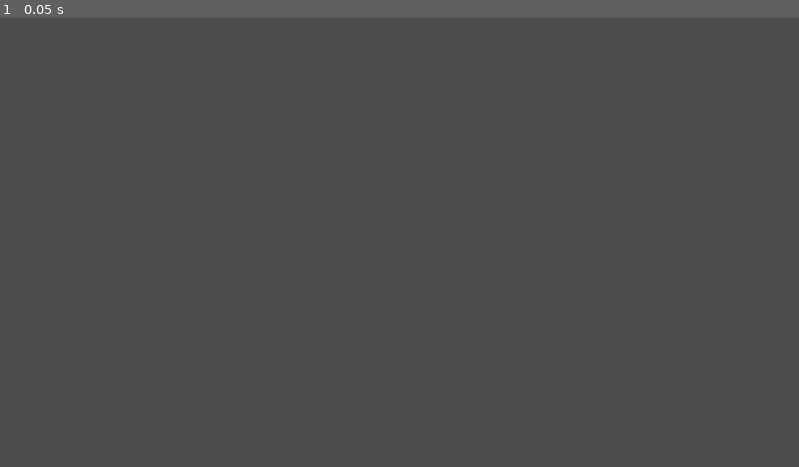
Above: before the commit, frame 1.
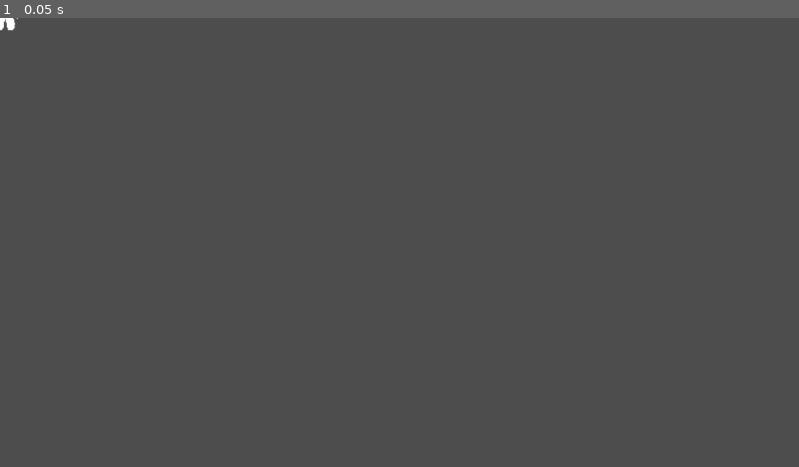
Above: after the commit, the same moment.

Repository: Awsomecuber/Game_Repo
Game: Godot game, scene res://Enemy.tscn
Same seed, same stepped clock (60 frames per second), same inputs: the game is played once before the commit and once after it. This scene is started directly instead of the project's main scene.
Inputs:
- Up to frame 1 (0.05 s): no input

The runs differ from the first frame. In frame 1, less than 0.1% of the frame differs, in the area x 0-3%, y 0-3%.
Error after the commit: Invalid call. Nonexistent function 'get_position' in base 'Nil'. (res://enemy.gd:6)

Commit message:
Fixed Enemy Pathfinding and added Global

Diff:
--- a/clicker-game/Enemy.tscn
+++ b/clicker-game/Enemy.tscn
@@ -4,16 +4,16 @@
 [ext_resource type="Texture2D" uid="uid://brq08lswh6a3k" path="res://assets/cimling 1.png" id="2_igam3"]
 
 [sub_resource type="RectangleShape2D" id="RectangleShape2D_rlif1"]
-size = Vector2(17, 17)
+size = Vector2(38, 54)
 
 [node name="CharacterBody2D" type="CharacterBody2D"]
 script = ExtResource("1_74j44")
 
 [node name="Sprite2D" type="Sprite2D" parent="."]
 position = Vector2(8.5, -7.25)
-scale = Vector2(0.59375, 0.609375)
+scale = Vector2(1.3306, 1.75937)
 texture = ExtResource("2_igam3")
 
 [node name="CollisionShape2D" type="CollisionShape2D" parent="."]
-position = Vector2(8.5, -6.5)
+position = Vector2(9, -6)
 shape = SubResource("RectangleShape2D_rlif1")
--- a/clicker-game/button.gd
+++ b/clicker-game/button.gd
@@ -4,7 +4,6 @@
 var coin = 0
 @onready var label = $Label
 
-# Called when the node enters the scene tree for the first time.
 
 func _process(delta: float) -> void:
 	label.text = "Coins: %s" %coin
--- a/clicker-game/enemy.gd
+++ b/clicker-game/enemy.gd
@@ -1,13 +1,14 @@
 extends CharacterBody2D
 
 
-const speed = 300
+const speed = 10
 var health = 10
+@onready var player_pos = $"/root/Global".position.get_position()
 
 
 
 func _process(delta: float) -> void:
-	var direction = (position - Vector2(-1,-1)).normalized()
-	velocity = direction * speed * delta
-	look_at(Vector2(0,0))
+	var direction = (player_pos - position).normalized()
+	velocity = direction * speed
+	look_at(player_pos)
 	move_and_slide()
--- /dev/null
+++ b/clicker-game/global.gd
@@ -0,0 +1,12 @@
+extends Node
+
+var position
+
+# Called when the node enters the scene tree for the first time.
+func _ready() -> void:
+	pass # Replace with function body.
+
+
+# Called every frame. 'delta' is the elapsed time since the previous frame.
+func get_pos (pos):
+	position = pos
--- a/clicker-game/main.tscn
+++ b/clicker-game/main.tscn
@@ -2,7 +2,7 @@
 
 [ext_resource type="PackedScene" uid="uid://cw2c6k7cstw8h" path="res://main_click.tscn" id="3_356wm"]
 [ext_resource type="Script" path="res://2x_buton.gd" id="3_gsqma"]
-[ext_resource type="PackedScene" uid="uid://vjlqc0qmlabj" path="res://marker_2d.tscn" id="3_jj6l0"]
+[ext_resource type="Script" path="res://spawner.gd" id="3_j67h0"]
 
 [sub_resource type="GDScript" id="GDScript_1dngm"]
 script/source = "extends Node
@@ -29,7 +29,11 @@
 offset_top = 7.224
 offset_bottom = 5.848
 
-[node name="Marker2D" parent="." instance=ExtResource("3_jj6l0")]
-position = Vector2(-212, 1)
+[node name="Node2D" type="Node2D" parent="."]
+position = Vector2(-178, 34)
+script = ExtResource("3_j67h0")
+
+[node name="Timer" type="Timer" parent="."]
+wait_time = 0.5
 
 [connection signal="pressed" from="2x Buton" to="2x Buton" method="_on_pressed"]
--- a/clicker-game/main_click.tscn
+++ b/clicker-game/main_click.tscn
@@ -1,9 +1,10 @@
-[gd_scene load_steps=3 format=3 uid="uid://cw2c6k7cstw8h"]
+[gd_scene load_steps=4 format=3 uid="uid://cw2c6k7cstw8h"]
 
 [ext_resource type="Texture2D" uid="uid://b158upm5de2wq" path="res://icon.svg" id="1_n18f4"]
 [ext_resource type="Script" path="res://button.gd" id="2_slv8m"]
+[ext_resource type="Script" path="res://player_pos.gd" id="3_tnwjw"]
 
-[node name="Main Click" type="Button"]
+[node name="Player" type="Button"]
 anchors_preset = -1
 anchor_left = -0.057
 anchor_top = -0.113
@@ -18,10 +19,12 @@
 metadata/Transform = Vector2(0, 0)
 
 [node name="Label" type="Label" parent="."]
+layout_mode = 0
 offset_top = -25.0
 offset_right = 129.0
 offset_bottom = -2.00001
 
-[node name="Marker2D2" type="Marker2D" parent="."]
+[node name="Player_pos" type="Marker2D" parent="."]
+script = ExtResource("3_tnwjw")
 
 [connection signal="pressed" from="." to="." method="_on_pressed"]
--- a/clicker-game/marker_2d.tscn
+++ /dev/null
@@ -1,11 +0,0 @@
-[gd_scene load_steps=2 format=3 uid="uid://vjlqc0qmlabj"]
-
-[ext_resource type="Script" path="res://spawner.gd" id="1_1mic8"]
-
-[node name="Marker2D" type="Marker2D"]
-script = ExtResource("1_1mic8")
-
-[node name="Timer" type="Timer" parent="."]
-wait_time = 0.5
-
-[connection signal="timeout" from="Timer" to="." method="_on_timer_timeout"]
--- /dev/null
+++ b/clicker-game/player_pos.gd
@@ -0,0 +1,12 @@
+extends Marker2D
+
+
+# Called when the node enters the scene tree for the first time.
+func _ready() -> void:
+	$"/root/Global".get_pos(self)
+
+
+
+
+func get_postion():
+	return self.global_position
--- a/clicker-game/project.godot
+++ b/clicker-game/project.godot
@@ -15,6 +15,10 @@
 config/features=PackedStringArray("4.3", "GL Compatibility")
 config/icon="res://icon.svg"
 
+[autoload]
+
+Global="*res://global.gd"
+
 [rendering]
 
 renderer/rendering_method="gl_compatibility"
--- a/clicker-game/spawner.gd
+++ b/clicker-game/spawner.gd
@@ -1,11 +1,12 @@
-extends Marker2D
+extends Node2D
 
-@onready var time = $"../Timer"
 @onready var enemy = preload("res://Enemy.tscn")
-var pos = self.position
+@onready var timer = $"../Timer"
 
-
+func _ready():
+	timer.timeout.connect(_on_timer_timeout)
 
 func _on_timer_timeout() -> void:
+	print("added enemy")
 	var enemyinst = enemy.instantiate()
 	add_child(enemyinst)
